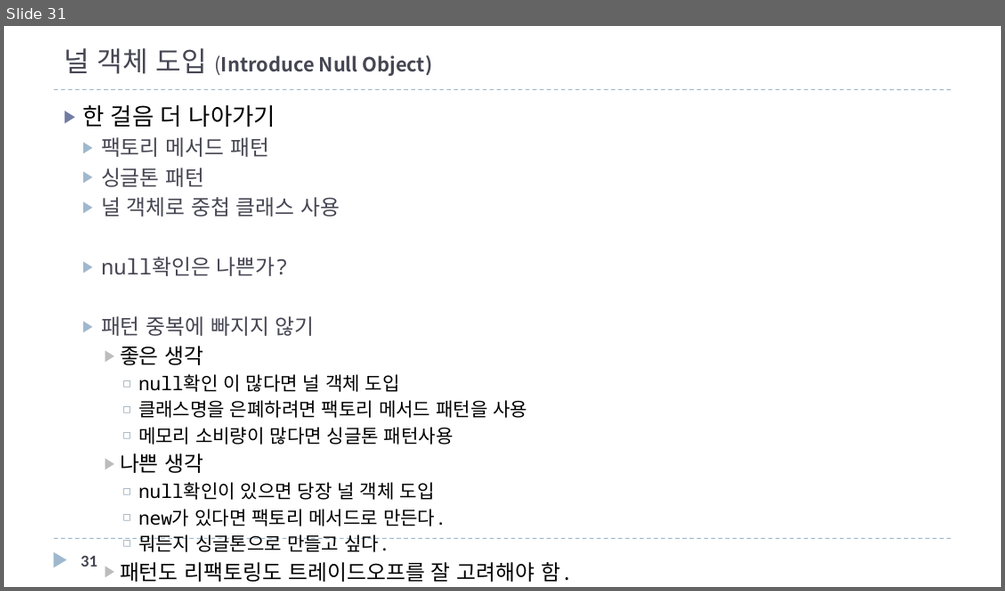
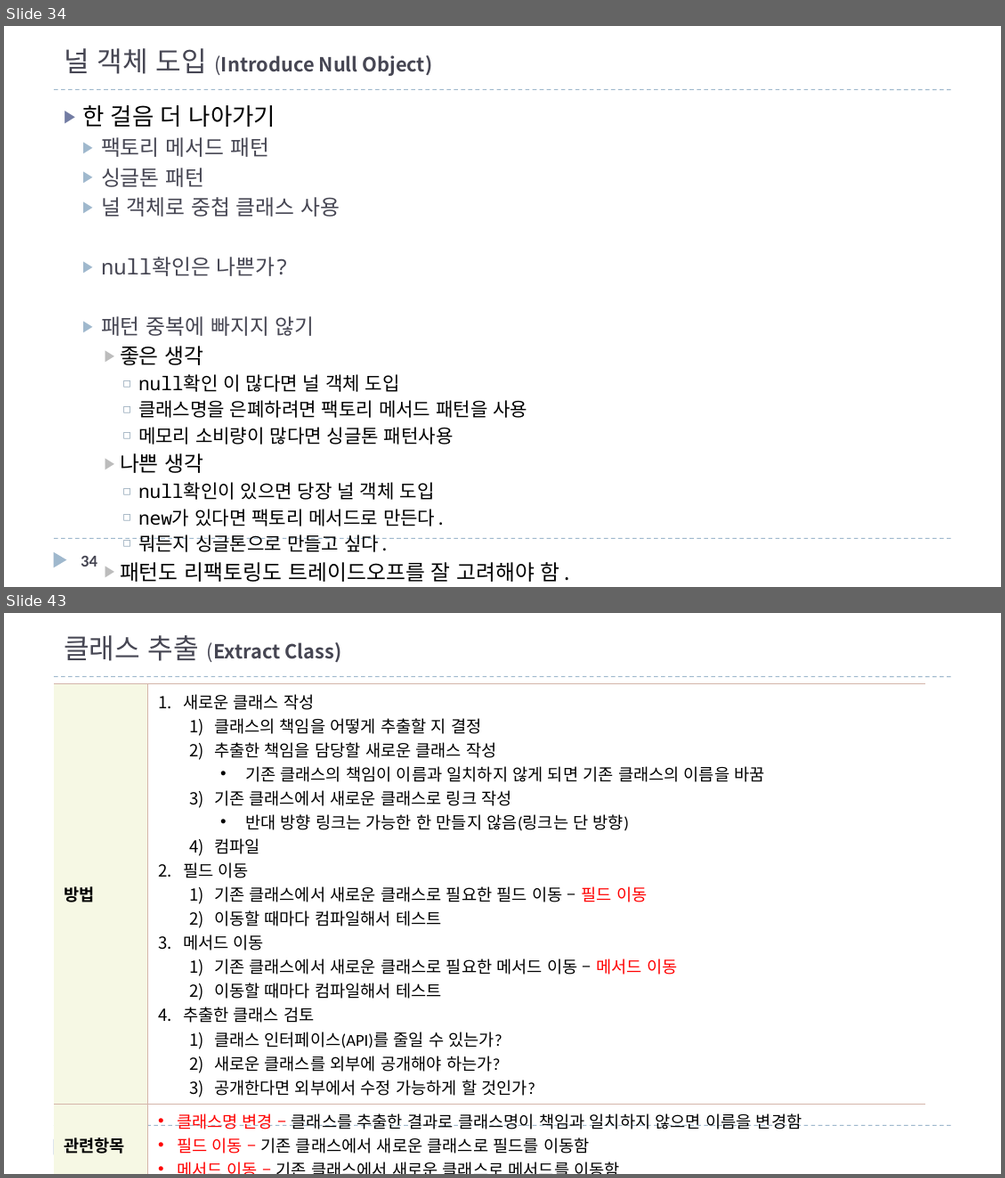
Before and after one commit to mkgungor/refactoring_java, a slide deck: ppt/자바로 배우는 리팩토링 입문.pptx. Shown one above the other, each under a label of ours: slide 31 before the commit, slides 34 and 43 after it; the slides between them are not shown. The pictures are 1005x591 and 1005x1178 pixels, drawn with LibreOffice and Linux fonts; fonts in the diff are those of the drawing. Boxes give left, top, right and bottom in pixels: in the first picture for what was removed or moved away, otherwise in the second. Text is boxed around its words. In the diff, an @@ line names an element or a change of style, - is before the commit and + after.

Commit message:
10장 에러코드를 예외로 치환부터 시작

```diff
--- a/ppt/자바로 배우는 리팩토링 입문.pptx
+++ b/ppt/자바로 배우는 리팩토링 입문.pptx
@@ slide 43 added at box(4, 613, 1001, 1174), background #FFFFFF; not listed: 3 template elements that a slide beside it also shows @@
@@ title added at box(64, 635, 342, 662), 14 pt, text #464653, bold @@
+클래스 추출 (Extract Class)
@@ table added at box(54, 684, 925, 1157), 2 rows, 2 columns @@
+방법 | 새로운 클래스 작성 / 클래스의 책임을 어떻게 추출할 지 결정 / 추출한 책임을 담당할 새로운 클래스 작성 / 기존 클래스의 책임이 이름과 일치하지 않게 되면 기존 클래스의 이름을 바꿈 / 기존 클래스에서 새로운 클래스로 링크 작성 / 반대 방향 링크는 가능한 한 만들지 않음(링크는 단 방향) / 컴파일 / 필드 이동 / 기존 클래스에서 새로운 클래스로 필요한 필드 이동 – 필드 이동 / 이동할 때마다 컴파일해서 테스트 / 메서드 이동 / 기존 클래스에서 새로운 클래스로 필요한 메서드 이동 – 메서드 이동 / 이동할 때마다 컴파일해서 테스트 / 추출한 클래스 검토 / 클래스 인터페이스(API)를 줄일 수 있는가? / 새로운 클래스를 외부에 공개해야 하는가? / 공개한다면 외부에서 수정 가능하게 할 것인가?
+관련항목 | 클래스명 변경 – 클래스를 추출한 결과로 클래스명이 책임과 일치하지 않으면 이름을 변경함 / 필드 이동 – 기존 클래스에서 새로운 클래스로 필드를 이동함 / 메서드 이동 – 기존 클래스에서 새로운 클래스로 메서드를 이동함
@@ page number added at box(81, 1140, 97, 1153), 12 pt, text #464653, bold @@
+43
@@ what was slide 31 is now slide 34 @@
@@ page number at box(81, 556, 97, 566): text changed @@
-31
+34
```
Also in this commit, not shown: 4 slides changed, 30 other slides added, 1 slide removed, 1 other file.
